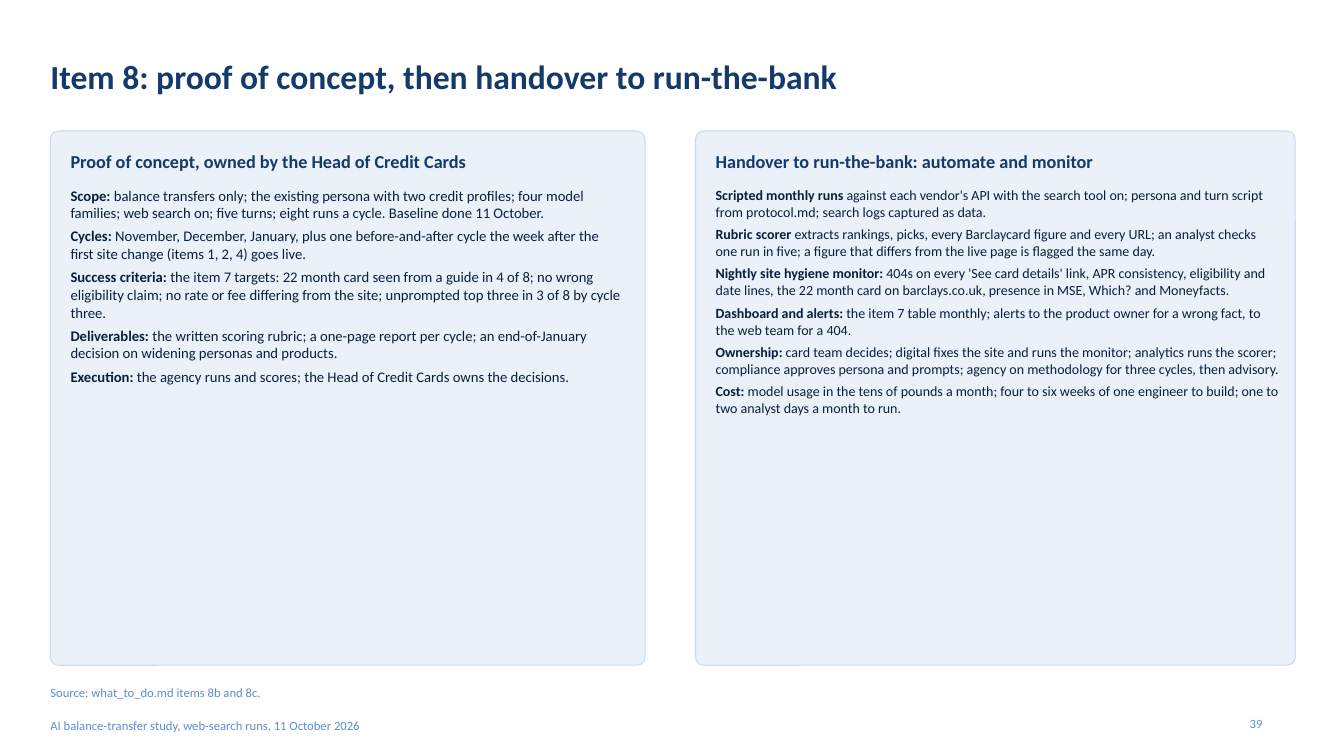
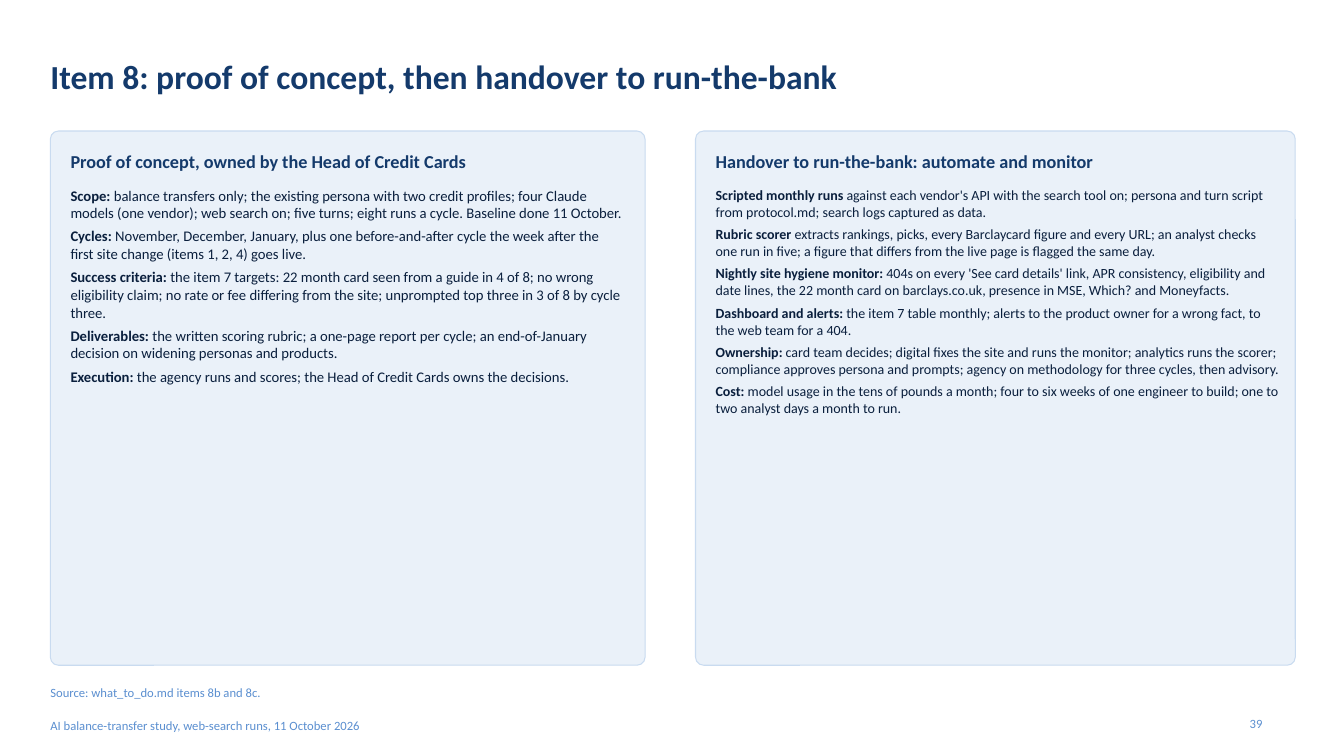
Before and after one commit to dsr001001/cc_yolo_project, a slide deck: slide 39 of Oct11_3pm/deck/Barclaycard_AI_search_study.pptx. Drawn at 1344x756 pixels with LibreOffice and Linux fonts; fonts in the diff are those of the drawing. Boxes give left, top, right and bottom in pixels: in the first picture for what was removed or moved away, otherwise in the second. Text is boxed around its words. In the diff, an @@ line names an element or a change of style, - is before the commit and + after.

```diff
--- a/Oct11_3pm/deck/Barclaycard_AI_search_study.pptx
+++ b/Oct11_3pm/deck/Barclaycard_AI_search_study.pptx
@@ text at bbox=[71, 190, 622, 221]: text changed @@
-• Scope: balance transfers only; the existing persona with two credit profiles; four model families; web search on; five turns; eight runs a cycle. Baseline done 11 October.
+• Scope: balance transfers only; the existing persona with two credit profiles; four Claude models (one vendor); web search on; five turns; eight runs a cycle. Baseline done 11 October.
```
Also in this commit, not shown: 2 other slides changed, 5 other files.
